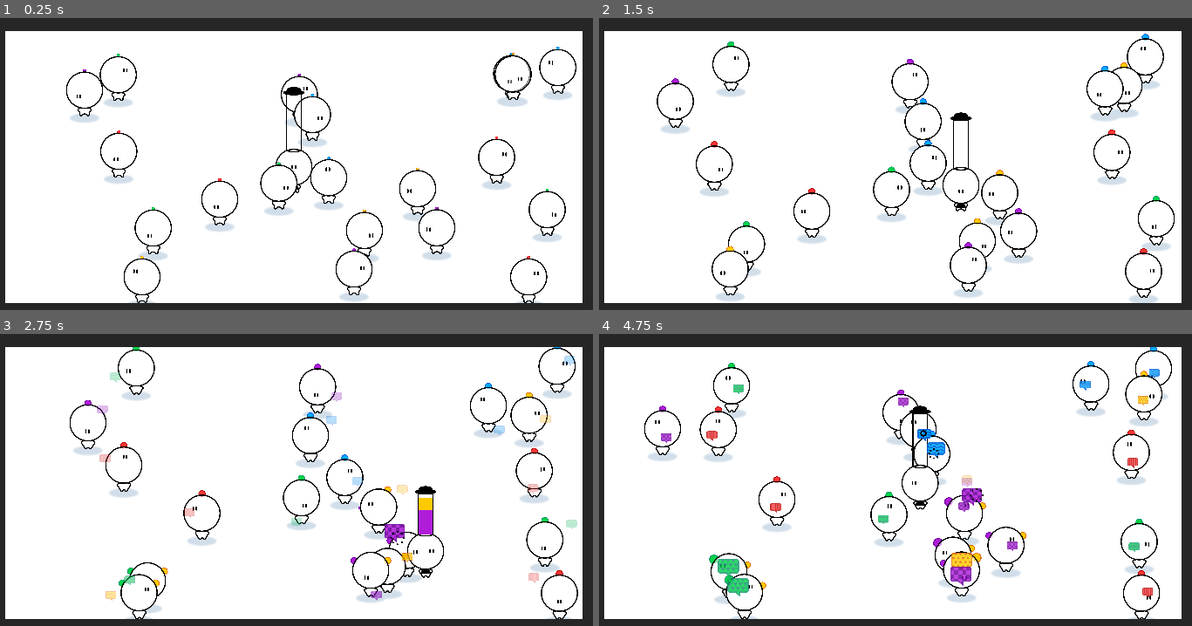
Above: before the commit, frames 1-4 (two rows, left to right).
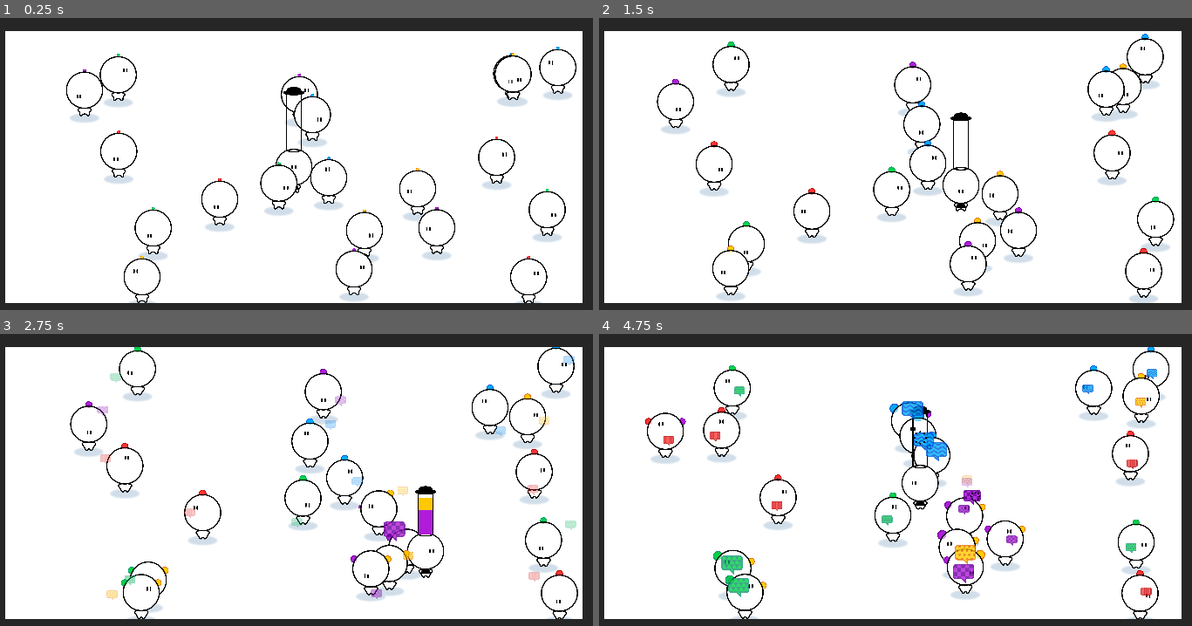
Above: after the commit, the same moments.

Repository: haihala/mankind-knew
Game: Godot game, scene res://world.tscn
Same seed, same stepped clock (60 frames per second), same inputs: the game is played once before the commit and once after it.
Inputs:
- Up to frame 1 (0.25 s): no input
- Up to frame 2 (1.5 s): hold D (move_right) 0.53-1.28 s; hold S (move_down) from 1.28 s (still down)
- Up to frame 3 (2.75 s): release S (move_down) at 2.03 s; hold D (move_right) from 2.03 s (still down)
- Up to frame 4 (4.75 s): release D (move_right) at 2.78 s; hold W (move_up) 2.78-3.53 s; hold A (move_left) from 3.53 s (still down)

The runs differ from the first frame. In frame 1, 0.2% of the frame differs, in the area x 11-96%, y 11-98%; in frame 2, 1.9%; in frame 3, 4.2%; in frame 4, 6.6%, in the area x 7-97%, y 4-98%.

Commit message:
Fix NPC behavior, add controls

Diff:
--- a/godot-project/npc.gd
+++ b/godot-project/npc.gd
@@ -7,10 +7,15 @@
 @export var projectile_scene: PackedScene
 @export var speed: float = 30
 @export var eyes_offset: float = 7
-@export var npc_influence_multiplier: float = 0.2
-@export var similarity_multiplier = 2
-@export var repulsion_multiplier = 4
-@export_range(0, 1) var strong_belief_threshold = 0.7
+
+@export_category("Behavior weights")
+@export var npc_influence_distance_falloff: Curve
+@export var fellow_npc_pull = 0.1
+@export var similarity_multiplier = 1
+@export var repulsion_multiplier = 1
+@export var center_pull = 0.2
+@export var randomness = 2
+@export_range(0, 1) var strong_belief_threshold = 0.6
 
 var leftover = 2 - 2*strong_belief_threshold
 var next_direction: Vector2
@@ -35,21 +40,22 @@
 
 func update_decisions() -> void:
 	prev_direction = next_direction
-	var random_direction = Vector2.from_angle(randf()*PI*2)
-	var middle_pull = (-position).normalized() * 0.1
+	var random_direction = Vector2.from_angle(randf()*PI*2) * randomness
+	var middle_pull = (-position).normalized() * center_pull
 	var npc_influence = Vector2.ZERO
 
 	for npc in get_tree().get_nodes_in_group("npc"):
 		if npc == self:
 			continue
 
-		var diff = position - npc.position
+		var diff = npc.position - position
 		var direction = diff.normalized()
-		var inverse_distance = 1/diff.length()
+		var distance_multiplier = npc_influence_distance_falloff.sample(diff.length() / 1000)
 
 		var similarity = calculate_similarity(npc)
 		var repulsion = calculate_polarization_repulsion(npc)
-		npc_influence += npc_influence_multiplier * direction * inverse_distance * (similarity - repulsion)
+		var pull = fellow_npc_pull + similarity - repulsion
+		npc_influence += distance_multiplier * direction * pull
 	next_direction = (random_direction + middle_pull + npc_influence).normalized()
 
 # From 0 to 1
--- a/godot-project/npc.tscn
+++ b/godot-project/npc.tscn
@@ -11,6 +11,11 @@
 [ext_resource type="Texture2D" uid="uid://d4l8cmg46qquc" path="res://eyes.png" id="9_b2x7f"]
 [ext_resource type="Texture2D" uid="uid://c38c532l01bxn" path="res://head-outline.png" id="9_occuo"]
 [ext_resource type="Texture2D" uid="uid://bjathuci5lsn1" path="res://shadow.png" id="10_ohbyq"]
+
+[sub_resource type="Curve" id="Curve_1fkl3"]
+_data = [Vector2(0.1, 1), 0.0, 0.0, 0, 0, Vector2(0.4, 0), 0.0, 0.0, 0, 0]
+point_count = 2
+metadata/_snap_enabled = true
 
 [sub_resource type="SpriteFrames" id="SpriteFrames_tlt4c"]
 animations = [{
@@ -89,6 +94,7 @@
 colors = Array[Color]([Color(1, 0.207843, 0.207843, 1), Color(0, 0.827451, 0.278431, 1), Color(0, 0.666667, 1, 1), Color(0.690196, 0.113725, 0.854902, 1), Color(1, 0.788235, 0, 1)])
 border_colors = Array[Color]([Color(0.705882, 0, 0, 1), Color(0.0980392, 0.592157, 0.45098, 1), Color(0, 0.356863, 0.843137, 1), Color(0.427451, 0.00784314, 0.611765, 1), Color(0.898039, 0.435294, 0, 1)])
 projectile_scene = ExtResource("2_rifn1")
+npc_influence_distance_falloff = SubResource("Curve_1fkl3")
 
 [node name="Shadow" type="Sprite2D" parent="."]
 z_index = -1
--- a/godot-project/projectile.gd
+++ b/godot-project/projectile.gd
@@ -48,4 +48,4 @@
 		$SizeAdjustmentTimer.start()
 		# Restart despawn timer
 		# This increases the time exponentially, growing for each encounter
-		$DespawnTimer.start(1.2*$DespawnTimer.wait_time)
+		$DespawnTimer.start(1.1*$DespawnTimer.wait_time)
Not shown: 1 places in godot-project/npc.tscn that only renumber resources
